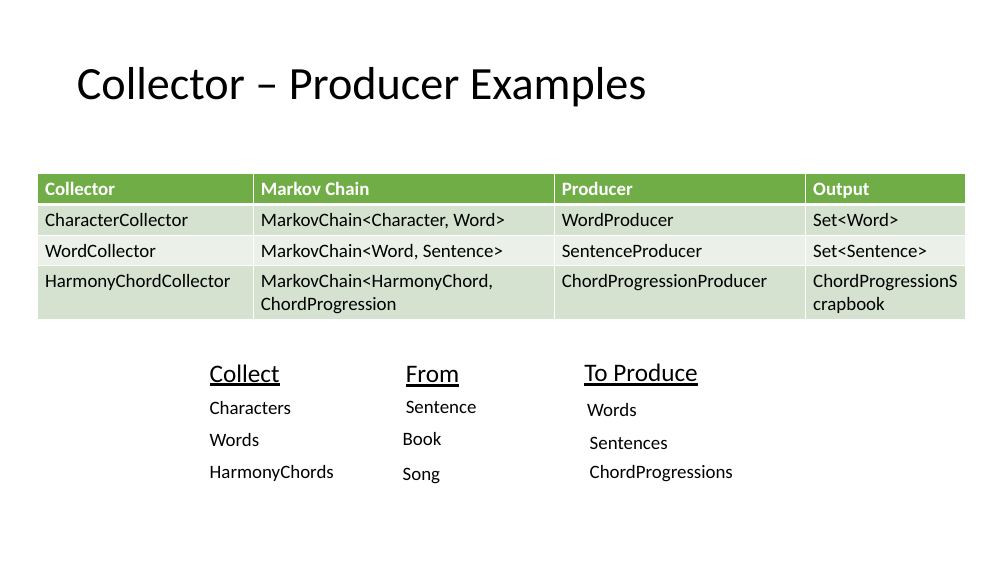
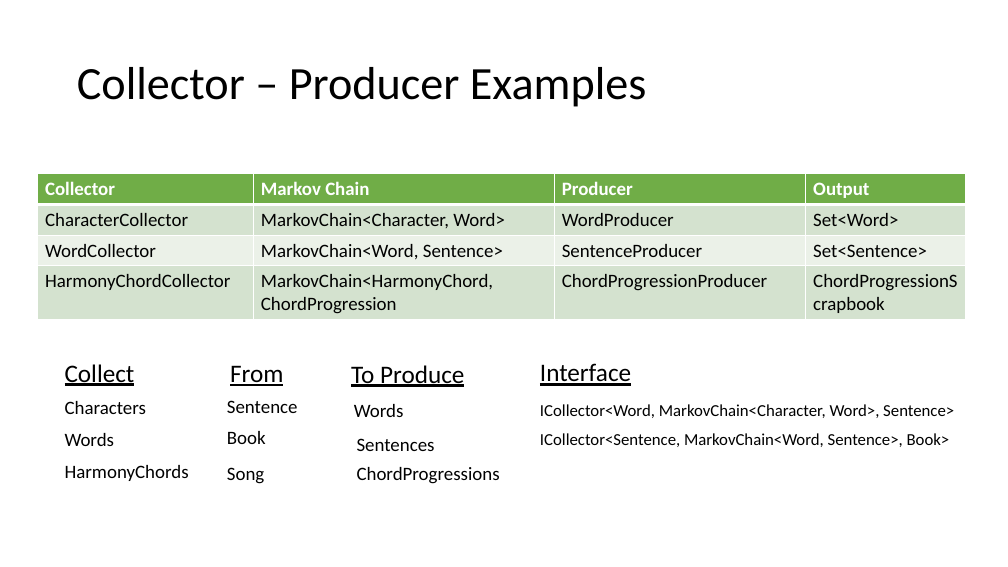
Before and after one commit to dwbzen/commonlib, a slide deck: slide 17 of doc/Markov Chain Lunch and Learn.pptx (slide 16 before the commit). Drawn at 1008x567 pixels with LibreOffice and Linux fonts; fonts in the diff are those of the drawing; background and template pictures are left out. Boxes give left, top, right and bottom in pixels: in the first picture for what was removed or moved away, otherwise in the second. Text is boxed around its words. In the diff, an @@ line names an element or a change of style, - is before the commit and + after.

```diff
--- a/doc/Markov Chain Lunch and Learn.pptx
+++ b/doc/Markov Chain Lunch and Learn.pptx
@@ text added at (540,363,631,386), 24 pt, text #000000, underline @@
+Interface
@@ text "Sentence": place and size @@
-text "Sentence" at (406,400,477,413)
+text "Sentence" at (227,400,298,413)
@@ 4 texts: place and size @@
-4 texts at (584,363,733,482)
+4 texts at (351,365,500,484)
@@ text added at (540,404,954,418), 16 pt, text #000000 @@
+ICollector<Word, MarkovChain<Character, Word>, Sentence>
@@ text added at (540,433,950,447), 16 pt, text #000000 @@
+ICollector<Sentence, MarkovChain<Word, Sentence>, Book>
@@ 4 texts: place and size @@
-4 texts at (210,364,334,481)
+4 texts at (65,364,189,481)
@@ 3 texts: place and size @@
-3 texts at (403,365,459,484)
+3 texts at (227,365,283,484)
```
Also in this commit, not shown: 6 other slides changed, 4 slides added, 1 slide removed, 1 other file.
